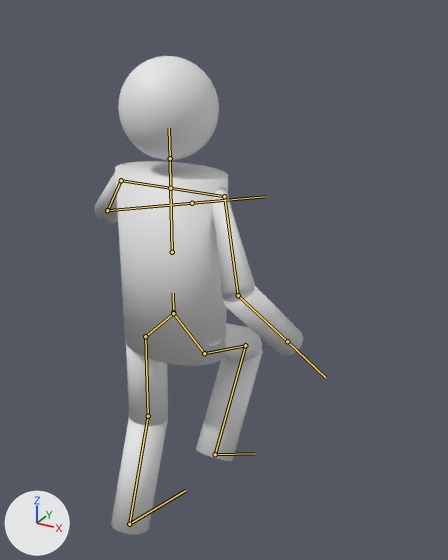
An edit to the FBX model Content/Resources/Character02.fbx, drawn before and after from the same camera.
The view is the same before and after, from a 50 mm lens placed at (0.551, -0.819, 0.952), pointed at (0.042, 0.108, 0.489). The axes (+X, +Y, +Z) are drawn at lower left. The lights are the same throughout. Both versions are drawn at frame 11 of the action 'Character|jump'; the numbers are the values there. The bones that bend it are drawn over the model as lines.
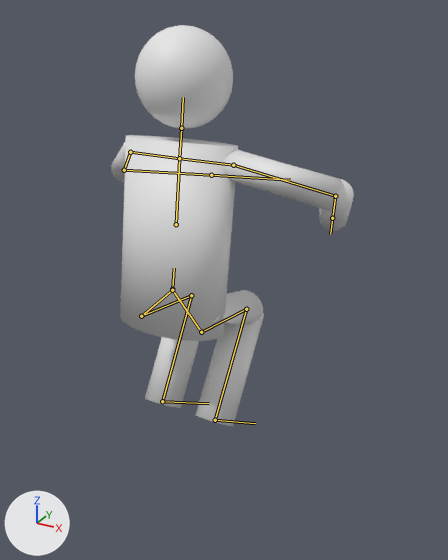
The edits, one by one:
Bone 'spine01' (bone_spine01) moves from (0.0, 0.0, 0.0) to (0.0, 0.46, 0.0).
Bone 'spine01' (bone_spine01) turns from (-1, 0, 0) to (-9, 0, 0) degrees about its own x, y and z.
Bone 'upperarm_l' (bone_upperarm_l) turns from (-38, 30, 19) to (-51, 21, 1) degrees about its own x, y and z.
Bone 'upperarm_r' (bone_upperarm_r) turns from (45, -38, -89) to (-26, -35, 3) degrees about its own x, y and z.
Bone 'lowerarm_r' (bone_lowerarm_r) turns from (-80, 34, -1) to (-86, 15, -12) degrees about its own x, y and z.
Bone 'thigh_l' (bone_thigh_l) turns from (0, 0, 1) to (0, 0, -89) degrees about its own x, y and z.
Bone 'calf_l' (bone_calf_l) turns from (0, 0, 19) to (0, 0, 113) degrees about its own x, y and z.
Bone 'thigh_r' (bone_thigh_r) turns from (0, 0, 69) to (0, 0, 89) degrees about its own x, y and z.
Bone 'calf_r' (bone_calf_r) turns from (0, 0, -103) to (0, 0, -115) degrees about its own x, y and z.

Changed parts and their boxes (x1, y1, x2, y2) in the pictures (448 x 560 px):
'mesh', posed (17% wider, 16% shorter)
    before: (95, 56, 303, 535)
    after: (111, 25, 354, 426)
bone 'spine01', root to tip
    before: (173, 312) to (173, 293)
    after: (172, 289) to (174, 268)
bone 'upperarm_l', root to tip
    before: (121, 180) to (107, 210)
    after: (130, 152) to (124, 170)
bone 'upperarm_r', root to tip
    before: (224, 196) to (238, 295)
    after: (233, 165) to (335, 196)
bone 'lowerarm_r', root to tip
    before: (238, 295) to (287, 341)
    after: (335, 196) to (332, 218)
bone 'thigh_l', root to tip
    before: (145, 336) to (148, 416)
    after: (141, 316) to (191, 295)
bone 'calf_l', root to tip
    before: (148, 416) to (129, 524)
    after: (191, 295) to (162, 401)
bone 'thigh_r', root to tip
    before: (204, 353) to (245, 345)
    after: (201, 332) to (246, 309)
bone 'calf_r', root to tip
    before: (245, 345) to (215, 454)
    after: (246, 309) to (215, 420)
